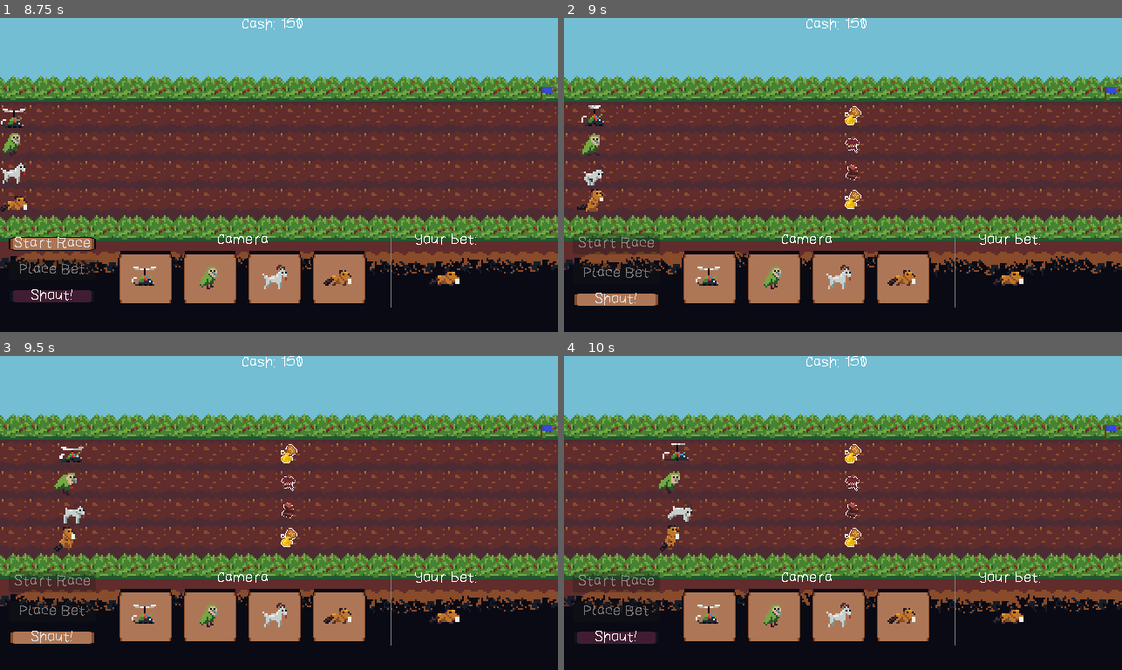
Above: before the commit, frames 1-4 (two rows, left to right).
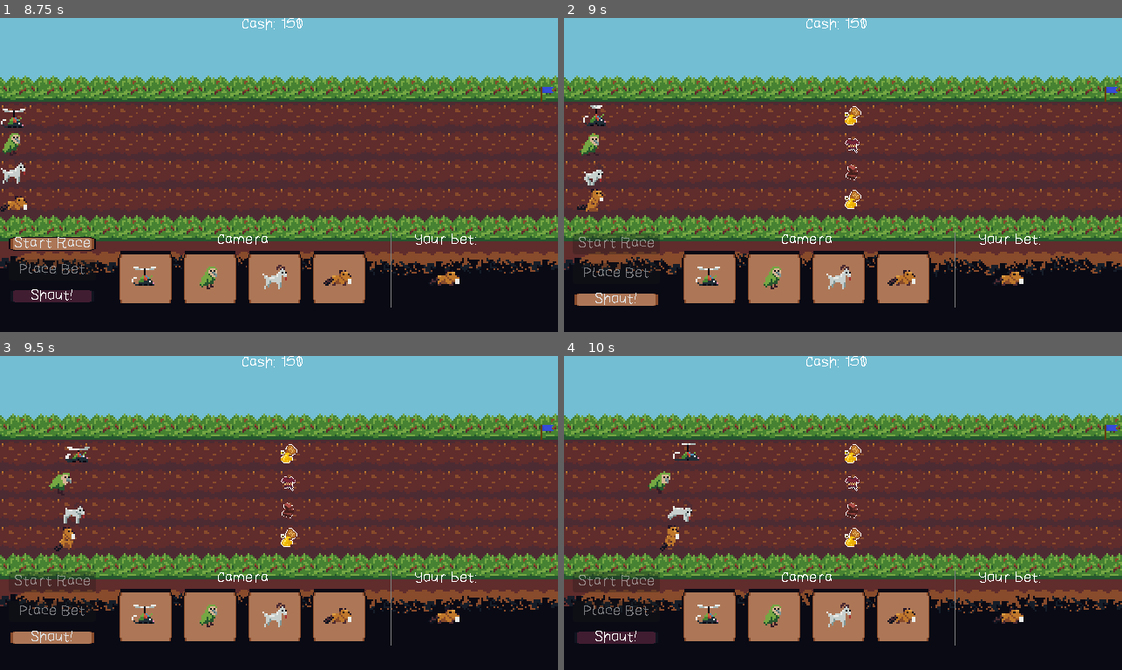
Above: after the commit, the same moments.

Repository: jame581/FastAndFocused
Game: Godot game, scene res://maps/main_menu.tscn
The game is run twice, just before and just after one commit, with the same random seed, the same clock (stepped at 60 frames per second) and the same inputs.
Inputs (mouse positions are in pixels of both pictures, inside the frame that each line leads up to):
- Up to frame 1 (8.75 s): click "Play" at 0.5 s; click "Place Bet" at 1.25 s; click "Start Race" at 2 s; click "Start Race" at 2.75 s; click "Shout!" at 3.5 s; click (156, 87) at 4.25 s; click (156, 146) at 5 s; click (156, 203) at 5.75 s; click (156, 262) at 6.5 s; click "Bet 50 on ME!" at 7.25 s; click "Shout!" at 8 s
- Up to frame 2 (9 s): click "Start Race" at 8.75 s
- Up to frame 3 (9.5 s): no input
- Up to frame 4 (10 s): click "Shout!" at 9.5 s

Frame 1 is identical in both runs. In frame 2, 0.2% of the frame differs, in the area x 2-8%, y 27-44%; in frame 3, 0.3%; in frame 4, 0.4%, in the area x 15-25%, y 27-44%.

Commit message:
speed adjust

Diff:
--- a/source/scenes/animals/dog.tscn
+++ b/source/scenes/animals/dog.tscn
@@ -221,9 +221,9 @@
 1: -15.0,
 2: -10.0,
 3: -25.0,
-4: -5.0,
-5: 5.0,
-6: 15.0
+4: -10.0,
+5: 10.0,
+6: 20.0
 }
 
 [node name="Sprite2D" parent="." index="1"]
--- a/source/scenes/animals/fish.tscn
+++ b/source/scenes/animals/fish.tscn
@@ -203,7 +203,7 @@
 
 [node name="Fish" instance=ExtResource("1_yvhjo")]
 id = 6
-speed_array = Array[float]([80.0, 85.0, 90.0])
+speed_array = Array[float]([80.0, 90.0, 100.0])
 obstacle_effect_dict = {
 1: -30.0,
 2: -5.0,
--- a/source/scenes/animals/goat.tscn
+++ b/source/scenes/animals/goat.tscn
@@ -211,7 +211,7 @@
 3: -20.0,
 4: -15.0,
 5: -10.0,
-6: -30.0
+6: -25.0
 }
 
 [node name="Sprite2D" parent="." index="1"]
--- a/source/scenes/animals/hippo.tscn
+++ b/source/scenes/animals/hippo.tscn
@@ -215,14 +215,14 @@
 
 [node name="Hippo" instance=ExtResource("1_h3dwu")]
 id = 7
-speed_array = Array[float]([100.0, 85.0, 70.0])
+speed_array = Array[float]([85.0, 75.0, 70.0])
 obstacle_effect_dict = {
 1: -10.0,
 2: -10.0,
-3: 20.0,
+3: 10.0,
 4: -10.0,
 5: -10.0,
-6: 15.0
+6: 5.0
 }
 
 [node name="Sprite2D" parent="." index="1"]
--- a/source/scenes/animals/kakapo.tscn
+++ b/source/scenes/animals/kakapo.tscn
@@ -204,14 +204,14 @@
 
 [node name="Kakapo" instance=ExtResource("1_8h0jb")]
 id = 4
-speed_array = Array[float]([90.0, 80.0, 85.0])
+speed_array = Array[float]([80.0, 75.0, 70.0])
 obstacle_effect_dict = {
 1: 15.0,
-2: -10.0,
-3: -5.0,
-4: -5.0,
+2: -15.0,
+3: -10.0,
+4: -10.0,
 5: 10.0,
-6: -5.0
+6: -10.0
 }
 
 [node name="Sprite2D" parent="." index="1"]
--- a/source/scenes/animals/rat.tscn
+++ b/source/scenes/animals/rat.tscn
@@ -204,7 +204,7 @@
 
 [node name="Rat" instance=ExtResource("1_dwh45")]
 id = 5
-speed_array = Array[float]([95.0, 90.0, 90.0])
+speed_array = Array[float]([105.0, 100.0, 100.0])
 obstacle_effect_dict = {
 1: -15.0,
 2: 20.0,
